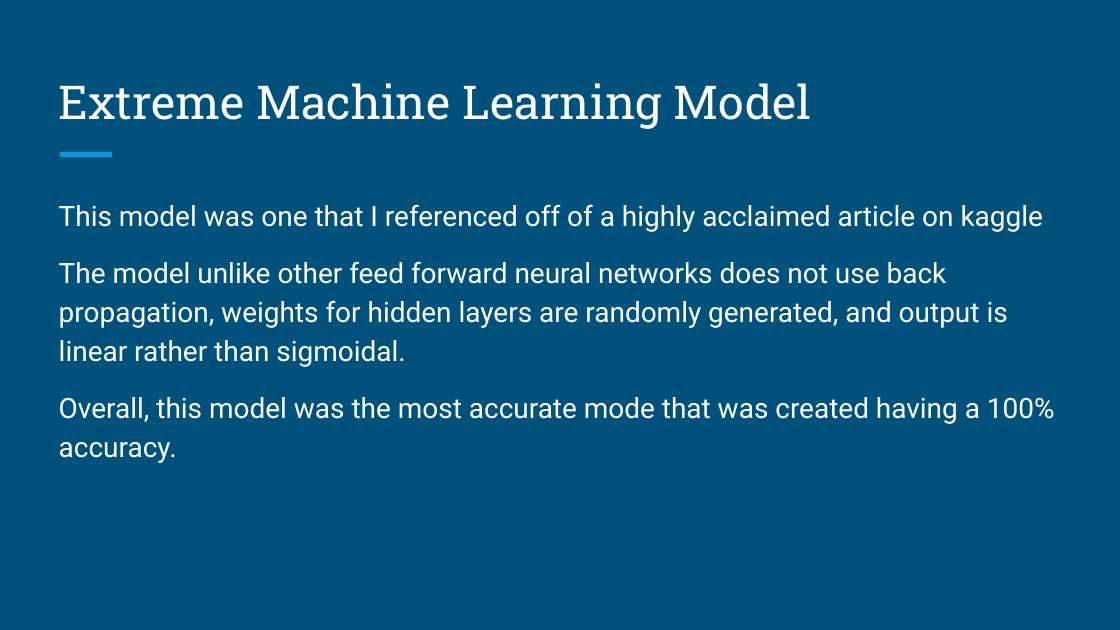
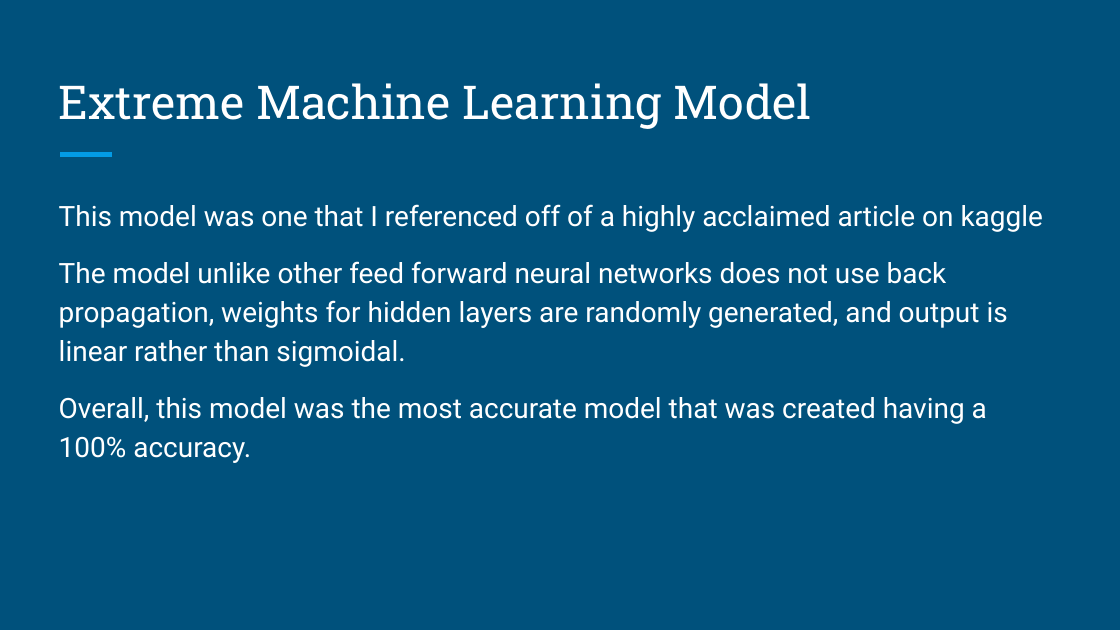
Before and after one commit to Beyond-Image/EDS-Project, a slide deck: slide 11 of Group_20_presentation.pptx (slide 10 before the commit). Drawn at 1120x630 pixels with LibreOffice and Linux fonts; fonts in the diff are those of the drawing. Boxes give left, top, right and bottom in pixels: in the first picture for what was removed or moved away, otherwise in the second. Text is boxed around its words. In the diff, an @@ line names an element or a change of style, - is before the commit and + after.

Commit message:
ppt changes

```diff
--- a/Group_20_presentation.pptx
+++ b/Group_20_presentation.pptx
@@ text at bbox=[59, 397, 987, 463]: text changed @@
-Overall, this model was the most accurate mode that was created having a 100% accuracy.
+Overall, this model was the most accurate model that was created having a 100% accuracy.
```
Also in this commit, not shown: 1 other slide changed, 1 slide added.
